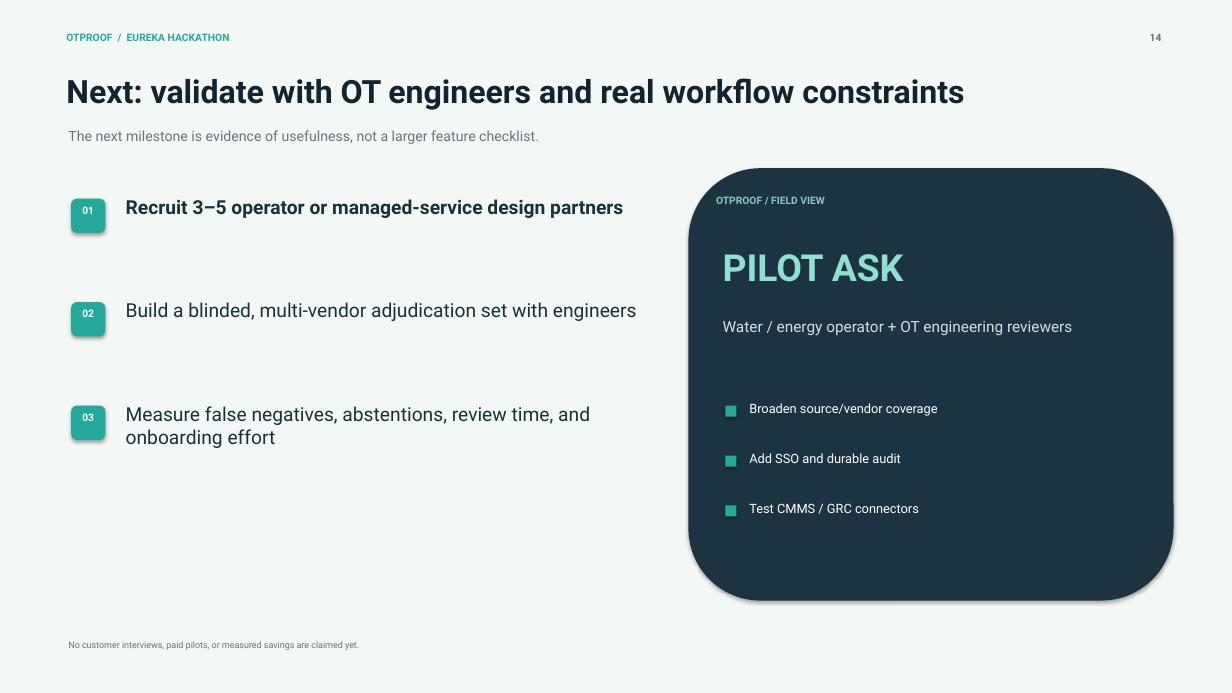
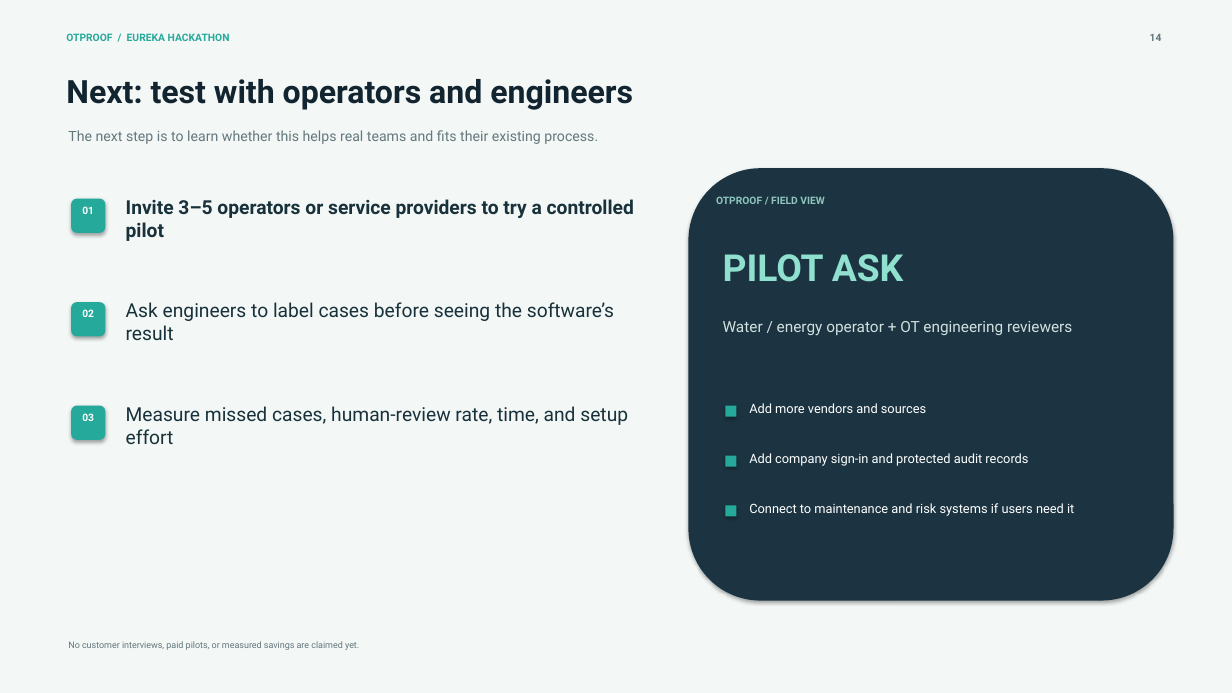
Before and after one commit to deepeshaiml/OTProof, a slide deck: slide 14 of OTProof_Pitch_Deck.pptx. Drawn at 1232x693 pixels with LibreOffice and Linux fonts; fonts in the diff are those of the drawing. Boxes give left, top, right and bottom in pixels: in the first picture for what was removed or moved away, otherwise in the second. Text is boxed around its words. In the diff, an @@ line names an element or a change of style, - is before the commit and + after.

```diff
--- a/OTProof_Pitch_Deck.pptx
+++ b/OTProof_Pitch_Deck.pptx
@@ text at (66, 79, 633, 110): text changed @@
-Next: validate with OT engineers and real workflow constraints
+Next: test with operators and engineers
@@ text at (68, 130, 598, 144): text changed @@
-The next milestone is evidence of usefulness, not a larger feature checklist.
+The next step is to learn whether this helps real teams and fits their existing process.
@@ text at (126, 199, 634, 241): text changed @@
-Recruit 3–5 operator or managed-service design partners
+Invite 3–5 operators or service providers to try a controlled pilot
@@ text at (126, 302, 614, 340): text changed @@
-Build a blinded, multi-vendor adjudication set with engineers
+Ask engineers to label cases before seeing the software’s result
@@ text at (126, 406, 628, 444): text changed @@
-Measure false negatives, abstentions, review time, and onboarding effort
+Measure missed cases, human-review rate, time, and setup effort
@@ text at (749, 403, 926, 413): text changed @@
-Broaden source/vendor coverage
+Add more vendors and sources
@@ text at (749, 453, 1028, 466): text changed @@
-Add SSO and durable audit
+Add company sign-in and protected audit records
@@ text at (749, 503, 1074, 516): text changed @@
-Test CMMS / GRC connectors
+Connect to maintenance and risk systems if users need it
```
Also in this commit, not shown: 13 other slides changed, 1 slide added, 16 other files.
